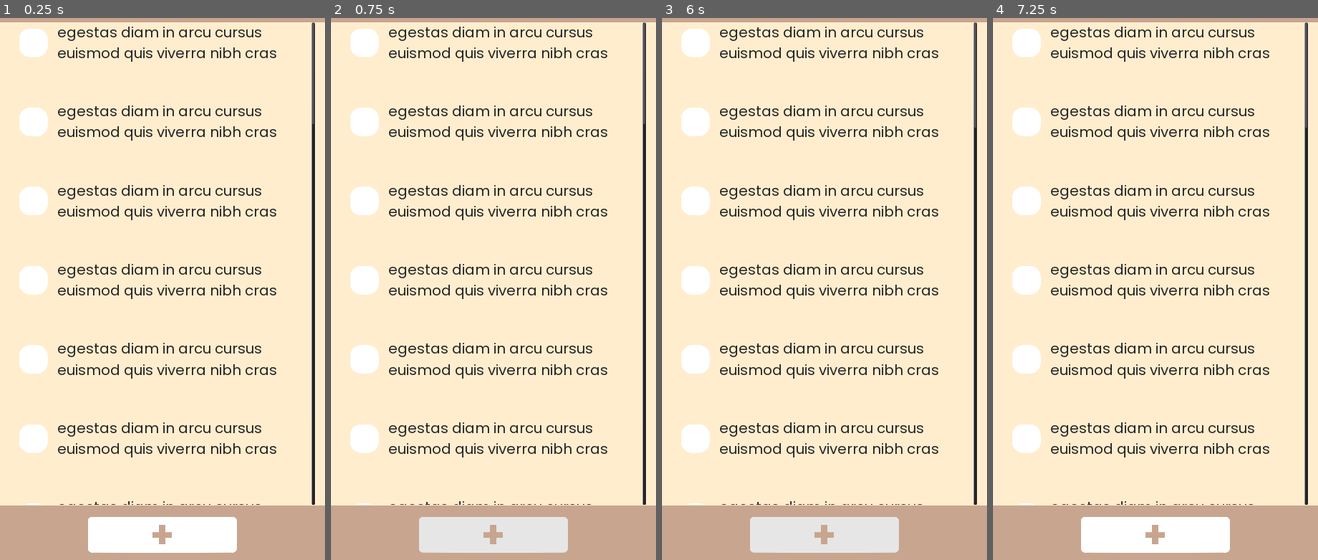
Above: before the commit, frames 1-4 (left to right).
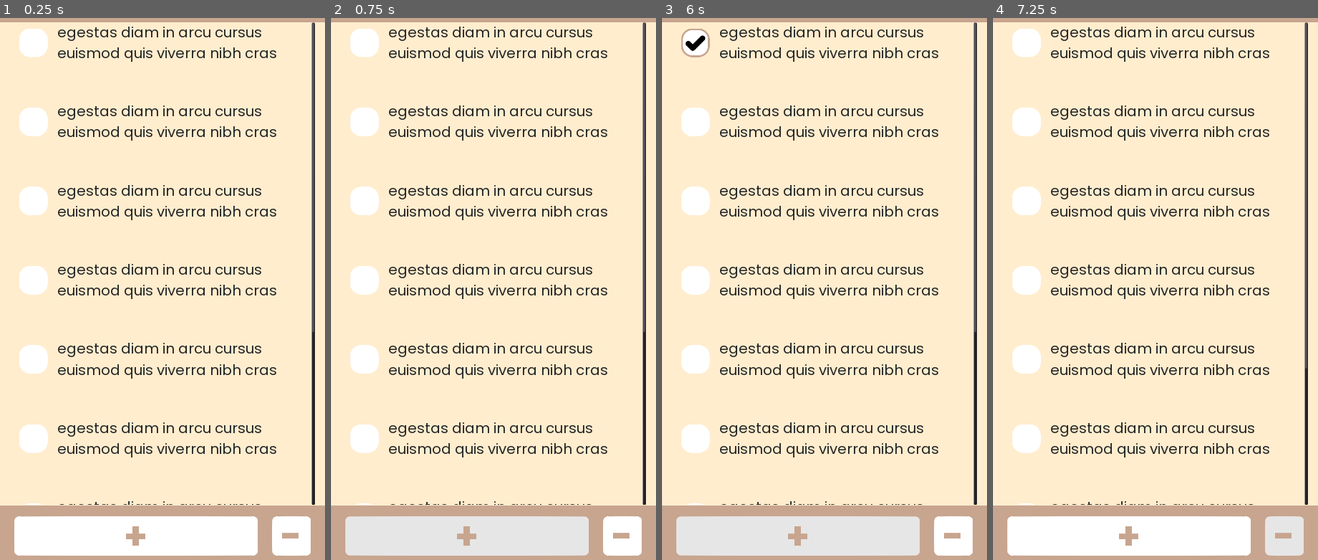
Above: after the commit, the same moments.

Repository: NintenDuck/Simple-To-Do-List
Game: Godot game, scene res://scenes/main.tscn
Two runs of this game, one before a commit and one after it. Both use one fixed random seed, a clock stepped at 60 frames per second and the inputs below.
Inputs (mouse positions are in pixels of both pictures, inside the frame that each line leads up to):
- Up to frame 1 (0.25 s): no input
- Up to frame 2 (0.75 s): click "+" at 0.5 s
- Up to frame 3 (6 s): click (954, 538) at 1.25 s, where only the run after the commit has a clickable "-"; click (694, 45) at 2.02 s; click (694, 45) at 2.77 s; click "+" at 3.5 s; click (954, 538) at 4.25 s, where only the run after the commit has a clickable "-"; click (694, 45) at 5.02 s; click "+" at 5.75 s
- Up to frame 4 (7.25 s): click (1285, 538) at 6.5 s, where only the run after the commit has a clickable "-"

The runs differ from the first frame. In frame 1, 3.7% of the frame differs, in the area x 4-97%, y 19-100%; in frame 2, 3.7%; in frame 3, 3.9%, in the area x 4-97%, y 1-100%; in frame 4, 3.7%.

Commit message:
Add: delete and add button (Visually)

Diff:
--- a/scenes/main.tscn
+++ b/scenes/main.tscn
@@ -65,7 +65,7 @@
 
 [node name="TaskContainer" type="VBoxContainer" parent="App/TaskScroll"]
 margin_right = 980.0
-margin_bottom = 7882.0
+margin_bottom = 2542.0
 size_flags_horizontal = 3
 size_flags_vertical = 3
 custom_constants/separation = 128
@@ -133,142 +133,22 @@
 margin_right = 980.0
 margin_bottom = 2542.0
 
-[node name="Task11" parent="App/TaskScroll/TaskContainer" instance=ExtResource( 2 )]
-anchor_right = 0.0
-margin_top = 2670.0
-margin_right = 980.0
-margin_bottom = 2809.0
-
-[node name="Task12" parent="App/TaskScroll/TaskContainer" instance=ExtResource( 2 )]
-anchor_right = 0.0
-margin_top = 2937.0
-margin_right = 980.0
-margin_bottom = 3076.0
-
-[node name="Task13" parent="App/TaskScroll/TaskContainer" instance=ExtResource( 2 )]
-anchor_right = 0.0
-margin_top = 3204.0
-margin_right = 980.0
-margin_bottom = 3343.0
-
-[node name="Task14" parent="App/TaskScroll/TaskContainer" instance=ExtResource( 2 )]
-anchor_right = 0.0
-margin_top = 3471.0
-margin_right = 980.0
-margin_bottom = 3610.0
-
-[node name="Task15" parent="App/TaskScroll/TaskContainer" instance=ExtResource( 2 )]
-anchor_right = 0.0
-margin_top = 3738.0
-margin_right = 980.0
-margin_bottom = 3877.0
-
-[node name="Task16" parent="App/TaskScroll/TaskContainer" instance=ExtResource( 2 )]
-anchor_right = 0.0
-margin_top = 4005.0
-margin_right = 980.0
-margin_bottom = 4144.0
-
-[node name="Task17" parent="App/TaskScroll/TaskContainer" instance=ExtResource( 2 )]
-anchor_right = 0.0
-margin_top = 4272.0
-margin_right = 980.0
-margin_bottom = 4411.0
-
-[node name="Task18" parent="App/TaskScroll/TaskContainer" instance=ExtResource( 2 )]
-anchor_right = 0.0
-margin_top = 4539.0
-margin_right = 980.0
-margin_bottom = 4678.0
-
-[node name="Task19" parent="App/TaskScroll/TaskContainer" instance=ExtResource( 2 )]
-anchor_right = 0.0
-margin_top = 4806.0
-margin_right = 980.0
-margin_bottom = 4945.0
-
-[node name="Task20" parent="App/TaskScroll/TaskContainer" instance=ExtResource( 2 )]
-anchor_right = 0.0
-margin_top = 5073.0
-margin_right = 980.0
-margin_bottom = 5212.0
-
-[node name="Task21" parent="App/TaskScroll/TaskContainer" instance=ExtResource( 2 )]
-anchor_right = 0.0
-margin_top = 5340.0
-margin_right = 980.0
-margin_bottom = 5479.0
-
-[node name="Task22" parent="App/TaskScroll/TaskContainer" instance=ExtResource( 2 )]
-anchor_right = 0.0
-margin_top = 5607.0
-margin_right = 980.0
-margin_bottom = 5746.0
-
-[node name="Task23" parent="App/TaskScroll/TaskContainer" instance=ExtResource( 2 )]
-anchor_right = 0.0
-margin_top = 5874.0
-margin_right = 980.0
-margin_bottom = 6013.0
-
-[node name="Task24" parent="App/TaskScroll/TaskContainer" instance=ExtResource( 2 )]
-anchor_right = 0.0
-margin_top = 6141.0
-margin_right = 980.0
-margin_bottom = 6280.0
-
-[node name="Task25" parent="App/TaskScroll/TaskContainer" instance=ExtResource( 2 )]
-anchor_right = 0.0
-margin_top = 6408.0
-margin_right = 980.0
-margin_bottom = 6547.0
-
-[node name="Task26" parent="App/TaskScroll/TaskContainer" instance=ExtResource( 2 )]
-anchor_right = 0.0
-margin_top = 6675.0
-margin_right = 980.0
-margin_bottom = 6814.0
-
-[node name="Task27" parent="App/TaskScroll/TaskContainer" instance=ExtResource( 2 )]
-anchor_right = 0.0
-margin_top = 6942.0
-margin_right = 980.0
-margin_bottom = 7081.0
-
-[node name="Task28" parent="App/TaskScroll/TaskContainer" instance=ExtResource( 2 )]
-anchor_right = 0.0
-margin_top = 7209.0
-margin_right = 980.0
-margin_bottom = 7348.0
-
-[node name="Task29" parent="App/TaskScroll/TaskContainer" instance=ExtResource( 2 )]
-anchor_right = 0.0
-margin_top = 7476.0
-margin_right = 980.0
-margin_bottom = 7615.0
-
-[node name="Task30" parent="App/TaskScroll/TaskContainer" instance=ExtResource( 2 )]
-anchor_right = 0.0
-margin_top = 7743.0
-margin_right = 980.0
-margin_bottom = 7882.0
-
-[node name="ButtonMarginContainer" type="MarginContainer" parent="App"]
+[node name="ButtonMarginContainer" type="Control" parent="App"]
 anchor_top = 0.897
 anchor_right = 1.0
 anchor_bottom = 1.0
 margin_top = 0.292969
 
-[node name="ButtonContainer" type="CenterContainer" parent="App/ButtonMarginContainer"]
-margin_right = 1089.0
-margin_bottom = 197.0
-
-[node name="Button" type="Button" parent="App/ButtonMarginContainer/ButtonContainer"]
-margin_left = 294.0
-margin_top = 38.0
-margin_right = 794.0
-margin_bottom = 158.0
-rect_min_size = Vector2( 500, 120 )
+[node name="btnAdd" type="Button" parent="App/ButtonMarginContainer"]
+anchor_left = 0.0436924
+anchor_top = 0.00236516
+anchor_right = 0.793692
+anchor_bottom = 1.00237
+margin_left = 0.418999
+margin_top = 37.0
+margin_right = -0.331055
+margin_bottom = -30.467
+rect_min_size = Vector2( 30, 30 )
 focus_mode = 0
 size_flags_vertical = 3
 custom_colors/font_color = Color( 0.788235, 0.65098, 0.564706, 1 )
@@ -279,4 +159,31 @@
 enabled_focus_mode = 0
 shortcut = SubResource( 2 )
 text = "+"
+__meta__ = {
+"_edit_use_anchors_": true
+}
+
+[node name="btnDelete" type="Button" parent="App/ButtonMarginContainer"]
+anchor_left = 0.837308
+anchor_top = 0.00200001
+anchor_right = 0.955308
+anchor_bottom = 1.0
+margin_left = 0.171936
+margin_top = 37.0721
+margin_right = 1.66992
+margin_bottom = -30.0
+rect_min_size = Vector2( 30, 30 )
+focus_mode = 0
+size_flags_vertical = 3
+custom_colors/font_color = Color( 0.788235, 0.65098, 0.564706, 1 )
+custom_colors/font_color_hover = Color( 0.788235, 0.65098, 0.564706, 1 )
+custom_colors/font_color_pressed = Color( 1, 1, 1, 1 )
+custom_fonts/font = SubResource( 3 )
+shortcut_in_tooltip = false
+enabled_focus_mode = 0
+shortcut = SubResource( 2 )
+text = "-"
 script = ExtResource( 5 )
+__meta__ = {
+"_edit_use_anchors_": true
+}
--- a/scripts/app.gd
+++ b/scripts/app.gd
@@ -1,15 +1,15 @@
 extends Control
 
-onready var taskContainer = $TaskScroll/TaskContainer
-onready var lowButton = $ButtonMarginContainer/ButtonContainer/Button
+onready var task_container = $TaskScroll/TaskContainer
+onready var btn_delete = $ButtonMarginContainer/btnDelete
 
 
 func _ready():
-	lowButton.connect("pressed", self, "buttonPressed")
-	taskContainer.connect("num_tasks_changed", self, "check_button_change")
+	btn_delete.connect("pressed", self, "delete_tasks")
+	task_container.connect("num_tasks_changed", self, "check_button_change")
 
-func buttonPressed():
-	taskContainer.delete_checked_tasks()
+func delete_tasks():
+	task_container.delete_checked_tasks()
 
 
 func check_button_change(tasksSelected):
